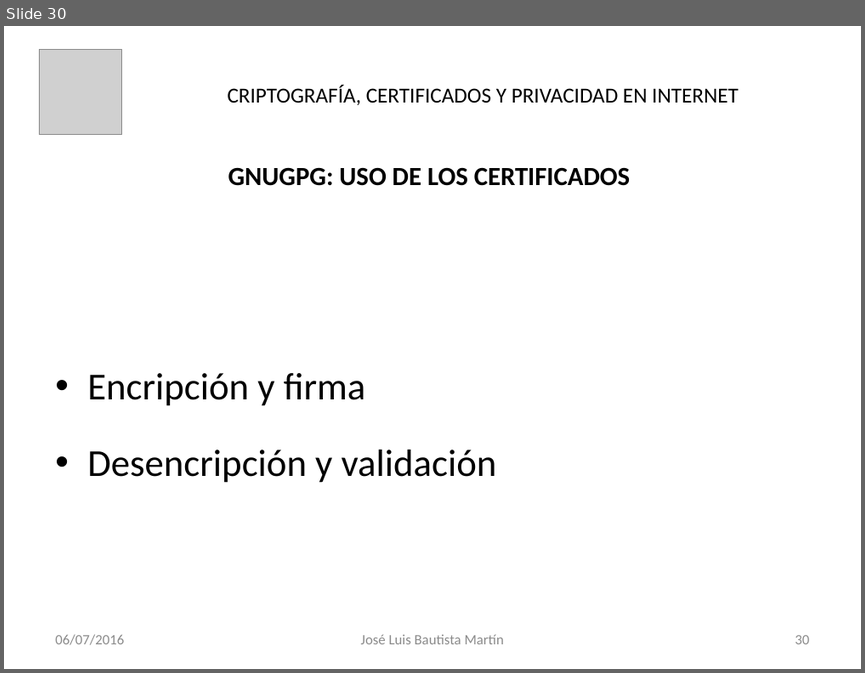
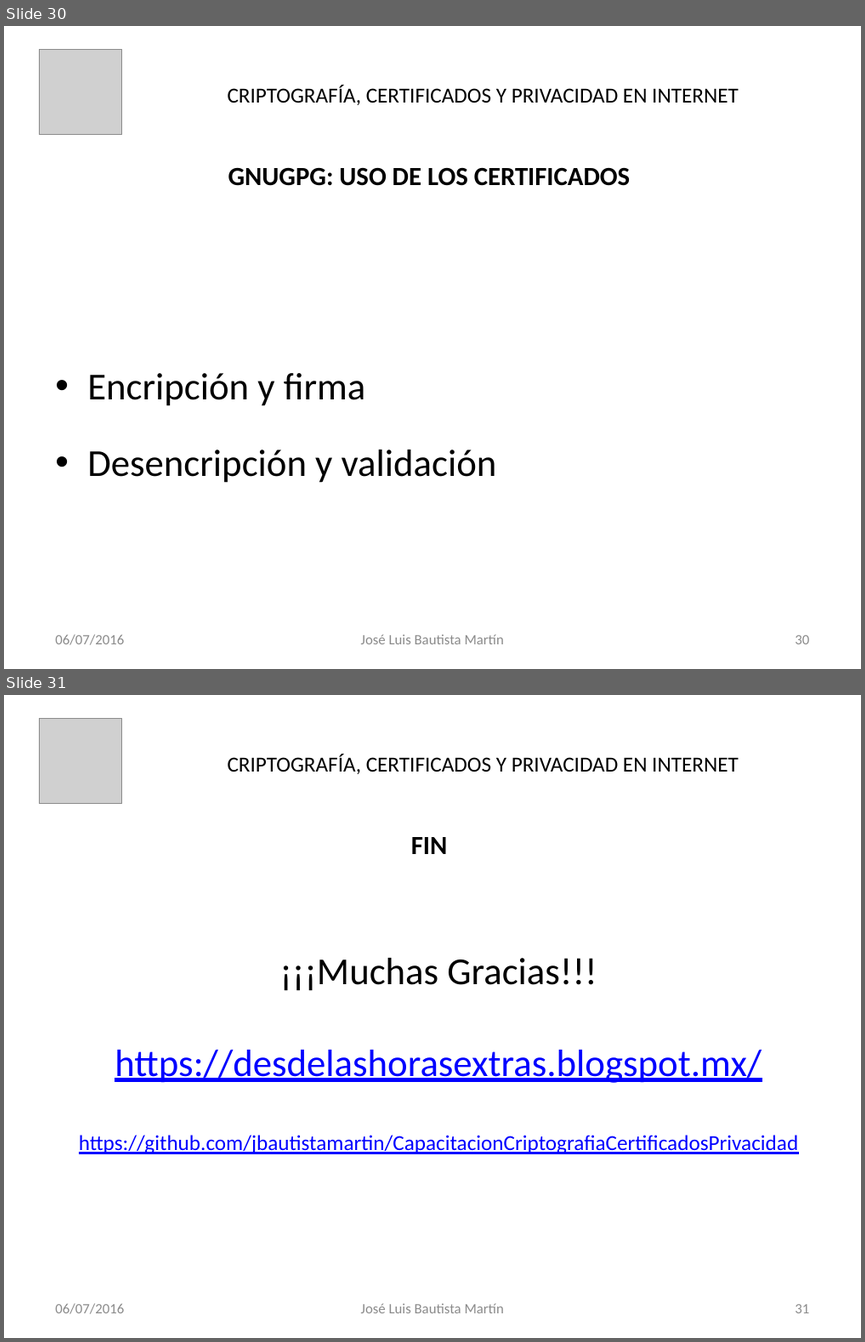
Before and after one commit to jbautistamartin/CapacitacionCriptografiaCertificadosPrivacidad, a slide deck: Documentos/Criptografía, Certificados y privacidad en internet.pptx. Shown one above the other, each under a label of ours: slide 30 before the commit, slides 30 and 31 after it. The pictures are 865x673 and 865x1342 pixels, drawn with LibreOffice and Linux fonts; fonts in the diff are those of the drawing; grey boxes stand for pictures. Boxes give left, top, right and bottom in pixels: in the first picture for what was removed or moved away, otherwise in the second. Text is boxed around its words. In the diff, an @@ line names an element or a change of style, - is before the commit and + after.

Commit message:
Actualizacion presentación

```diff
--- a/Documentos/Criptografía, Certificados y privacidad en internet.pptx
+++ b/Documentos/Criptografía, Certificados y privacidad en internet.pptx
@@ slide 31 added at box(4, 695, 861, 1338), background #FFFFFF @@
@@ picture added at box(39, 718, 121, 803) @@
@@ text added at box(228, 755, 738, 774), 18 pt, text #000000 @@
+CRIPTOGRAFÍA, CERTIFICADOS Y PRIVACIDAD EN INTERNET
@@ title added at box(411, 837, 448, 854), 22 pt, text #000000, bold @@
+FIN
@@ text added at box(79, 958, 798, 1154), 18 pt, text #0000FF, underline @@
+¡¡¡Muchas Gracias!!!
+https://desdelashorasextras.blogspot.mx/
+https://github.com/jbautistamartin/CapacitacionCriptografiaCertificadosPrivacidad
@@ text added at box(55, 1303, 124, 1314), 12 pt, text #8C8C8C @@
+06/07/2016
@@ text added at box(361, 1303, 504, 1313), 12 pt, text #8C8C8C @@
+José Luis Bautista Martín
@@ page number added at box(794, 1304, 809, 1313), 12 pt, text #8C8C8C @@
+31
```
